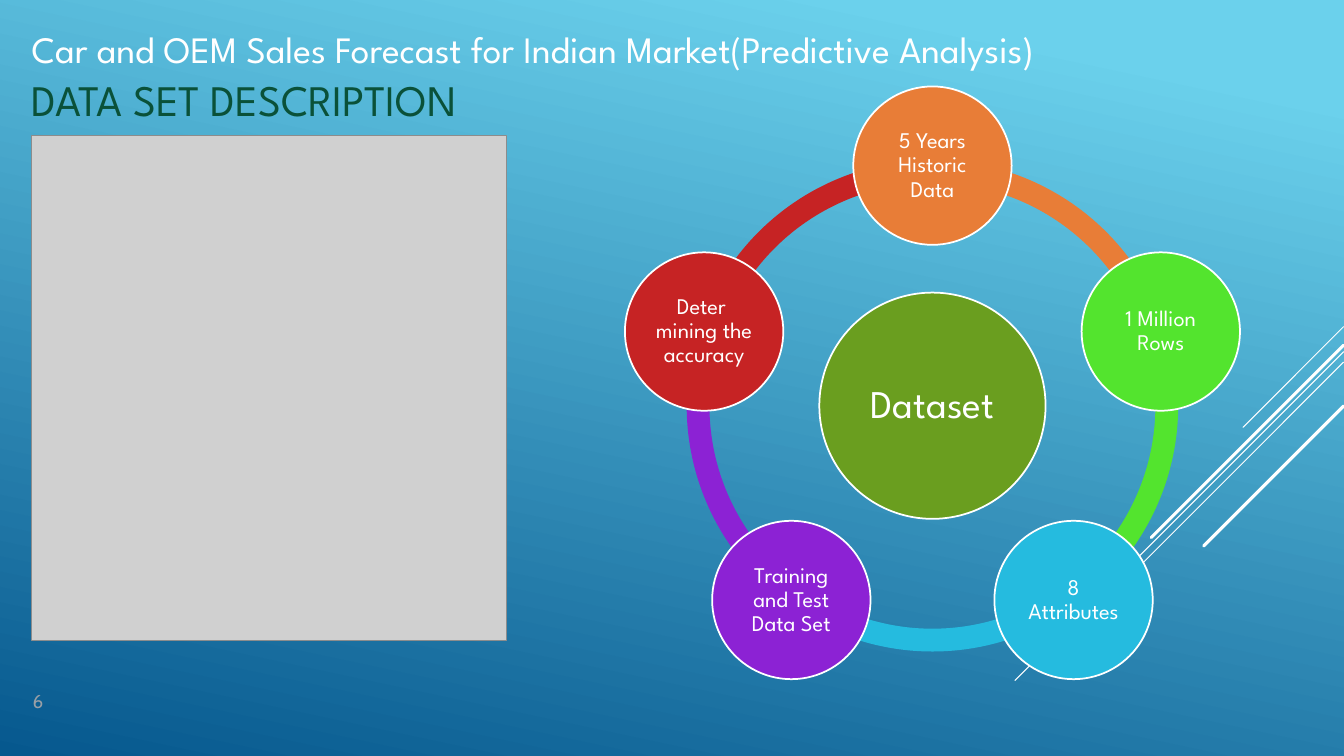
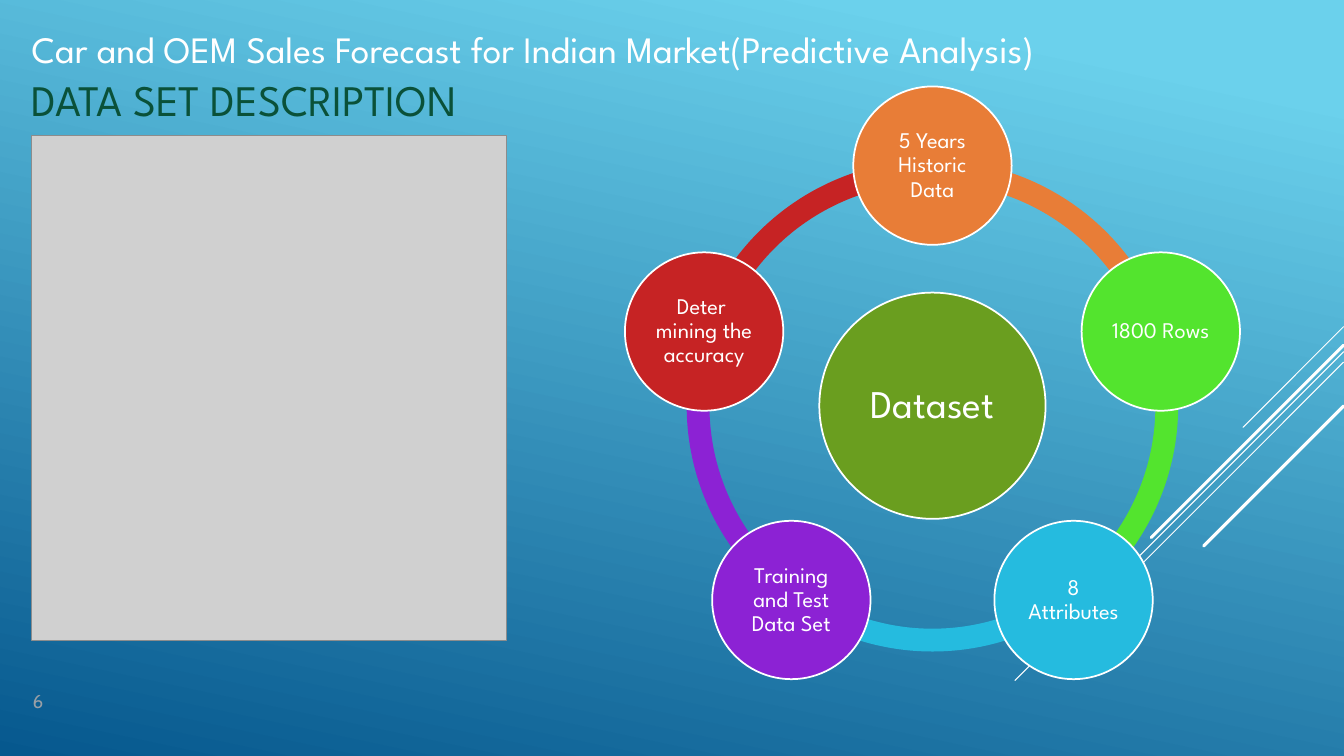
Before and after one commit to ankitparichha/NEWR, a slide deck: slide 6 of NEWPPT.pptx. Drawn at 1344x756 pixels with LibreOffice and Linux fonts; fonts in the diff are those of the drawing; grey boxes stand for pictures. Boxes give left, top, right and bottom in pixels: in the first picture for what was removed or moved away, otherwise in the second. Text is boxed around its words. In the diff, an @@ line names an element or a change of style, - is before the commit and + after.

```diff
--- a/NEWPPT.pptx
+++ b/NEWPPT.pptx
@@ text at (1112,323,1209,339): text changed @@
-1 Million Rows
+1800 Rows
```
Also in this commit, not shown: 3 other slides changed, 1 slide removed.
